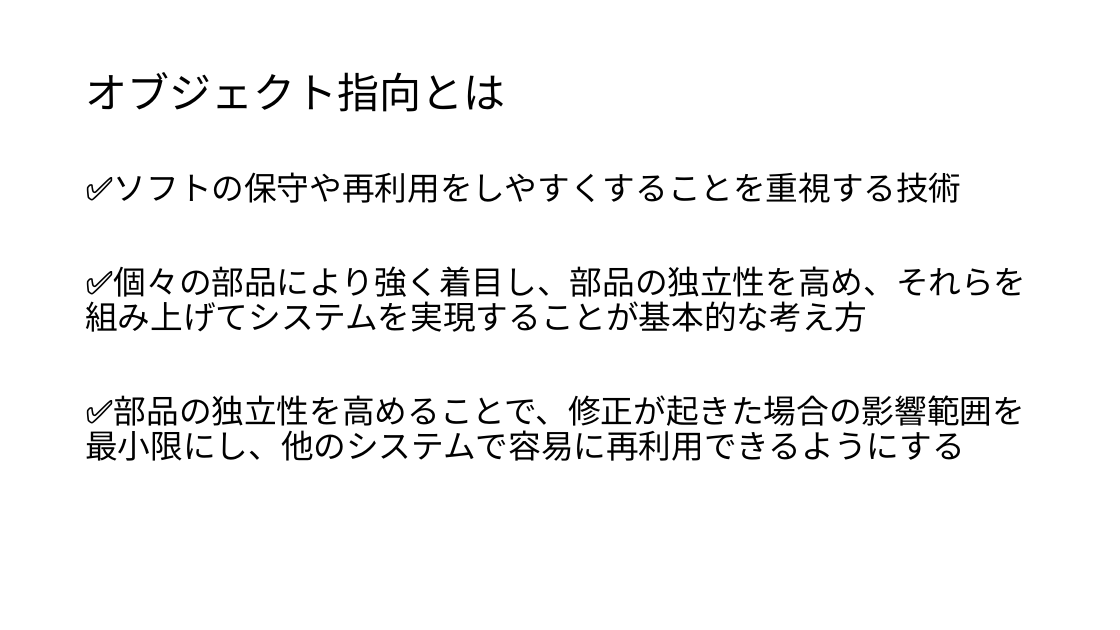
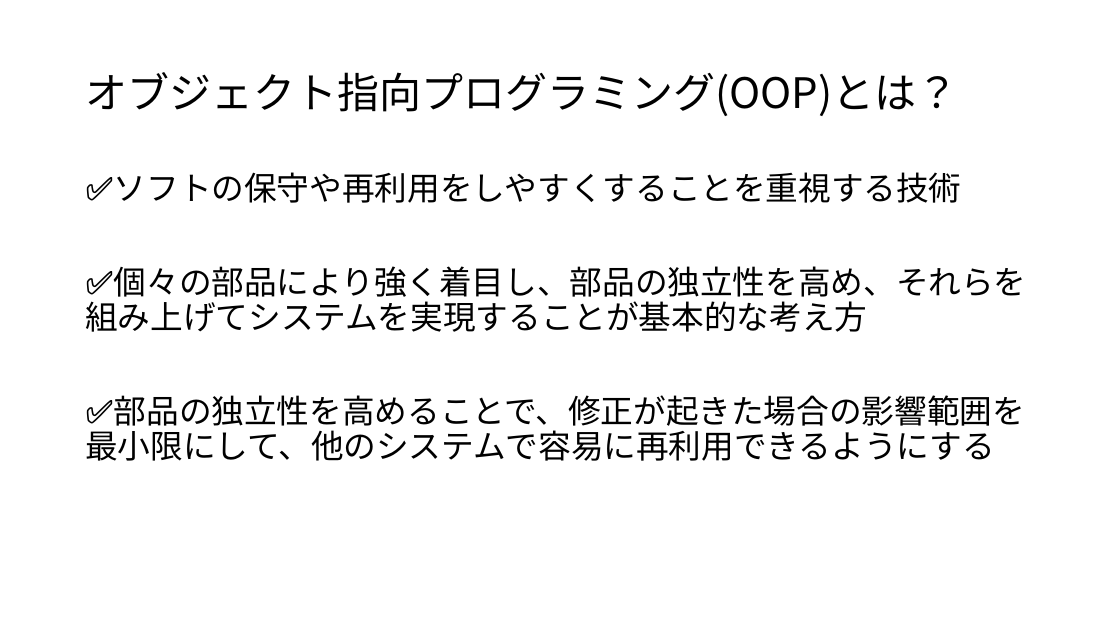
Before and after one commit to koga-miko/misc, a slide deck: slide 2 of java-report/OOP概要.pptx. Drawn at 1120x630 pixels with LibreOffice and Linux fonts; fonts in the diff are those of the drawing. Boxes give left, top, right and bottom in pixels: in the first picture for what was removed or moved away, otherwise in the second. Text is boxed around its words. In the diff, an @@ line names an element or a change of style, - is before the commit and + after.

```diff
--- a/java-report/OOP概要.pptx
+++ b/java-report/OOP概要.pptx
@@ title at (85,72,958,116): text changed @@
-オブジェクト指向とは
+オブジェクト指向プログラミング(OOP)とは？
@@ text at (85,395,1025,461): text changed @@
-✅部品の独立性を高めることで、修正が起きた場合の影響範囲を最小限にし、他のシステムで容易に再利用できるようにする
+✅部品の独立性を高めることで、修正が起きた場合の影響範囲を最小限にして、他のシステムで容易に再利用できるようにする
```
Also in this commit, not shown: 2 other slides changed, 3 slides added, 1 other file.
